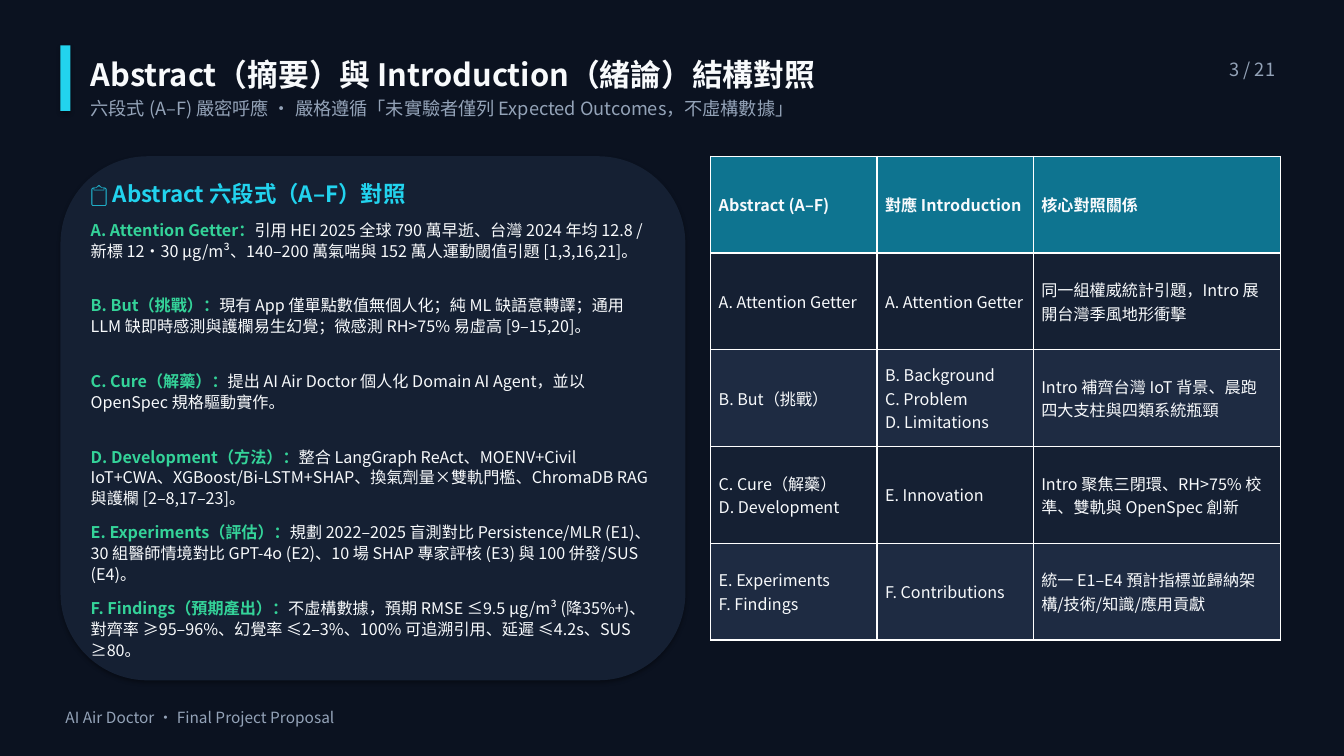
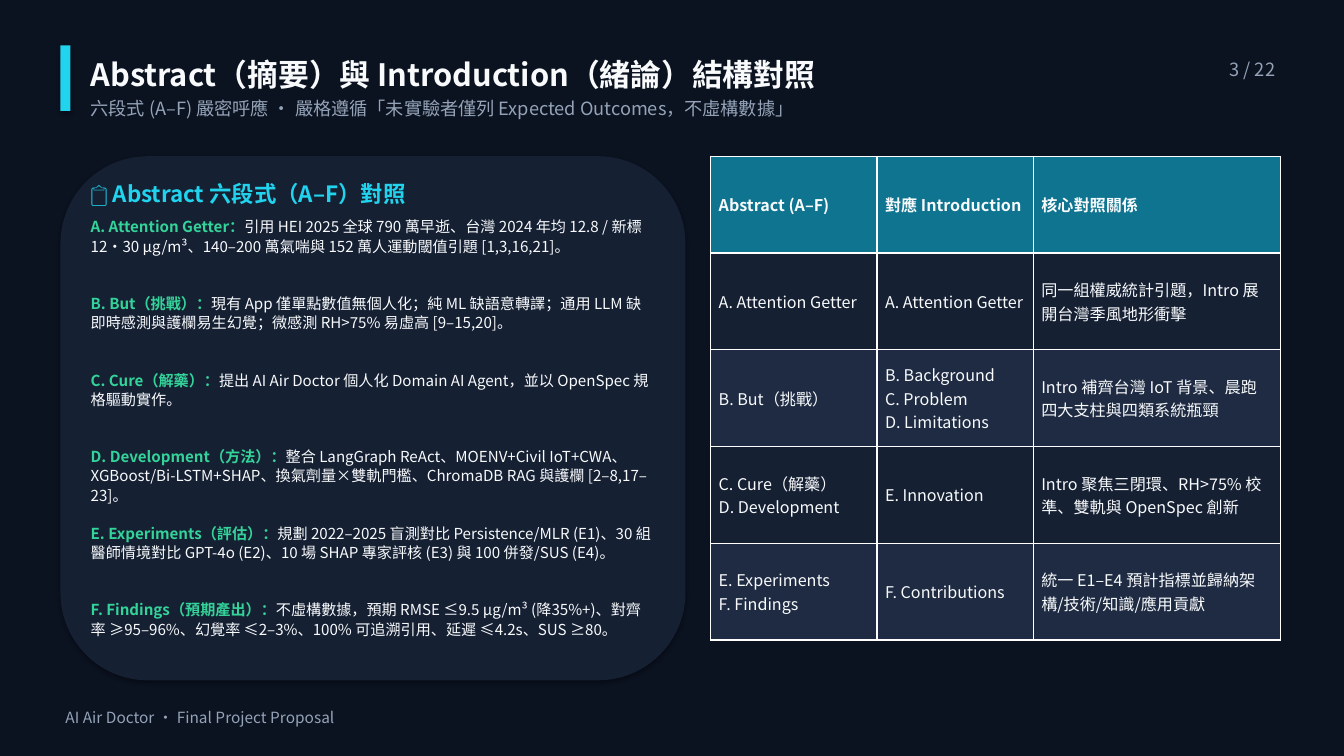
Before and after one commit to ajidohf9/DIC3_Proposal_Refactor_OpenSpec, a slide deck: slide 3 of docs/Proposal_AI_Air_Doctor.pptx. Drawn at 1344x756 pixels with LibreOffice and Linux fonts; fonts in the diff are those of the drawing. Boxes give left, top, right and bottom in pixels: in the first picture for what was removed or moved away, otherwise in the second. Text is boxed around its words. In the diff, an @@ line names an element or a change of style, - is before the commit and + after.

```diff
--- a/docs/Proposal_AI_Air_Doctor.pptx
+++ b/docs/Proposal_AI_Air_Doctor.pptx
@@ text at (1230,62,1275,76): text changed @@
-3 / 21
+3 / 22
@@ size 11.5 to 10.8 pt; line spacing 1.08 to 1.06 in 6 elements at (91,219,642,256), (91,296,641,331), (91,373,648,406), (91,449,647,504), (91,526,651,561), (91,601,641,636) @@
```
Also in this commit, not shown: 19 other slides changed, 1 slide added, 12 other files.
